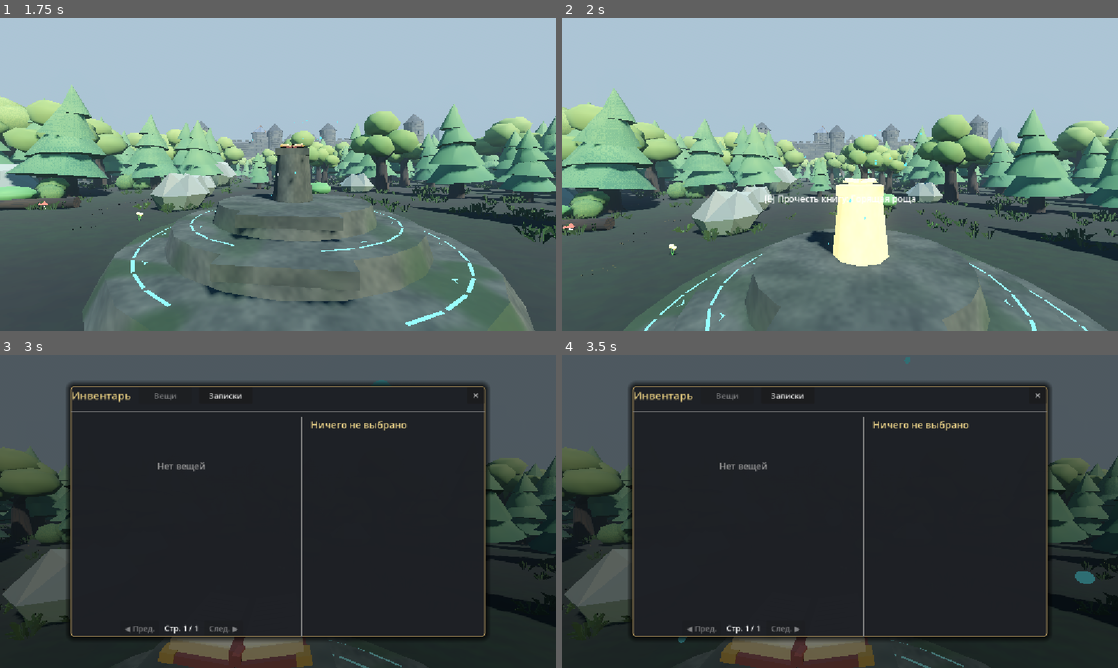
Above: before the commit, frames 1-4 (two rows, left to right).
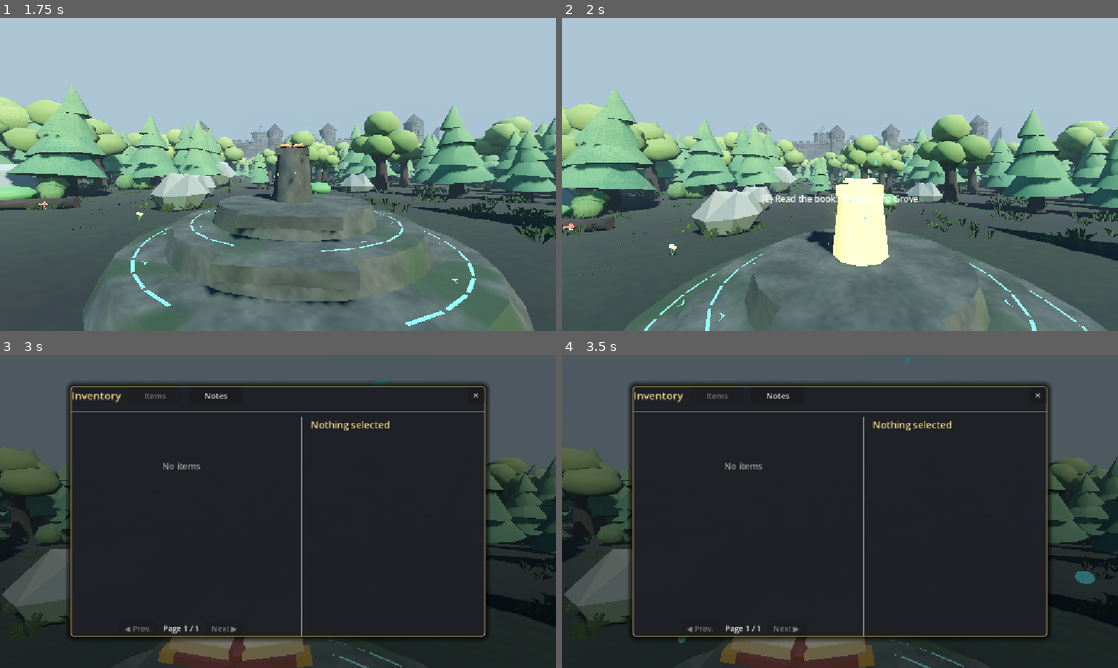
Above: after the commit, the same moments.

Repository: nordikus/TQG-text-quest-game
Game: Godot game, scene res://scenes/forest_clearing.tscn
Same seed, same stepped clock (60 frames per second), same inputs: the game is played once before the commit and once after it. This scene is started directly instead of the project's main scene.
Inputs (mouse positions are in pixels of both pictures, inside the frame that each line leads up to):
- Up to frame 1 (1.75 s): tap Enter at 0.5 s; move the mouse to (305, 174) at 0.52 s; hold E (interact) 0.53-1.28 s; hold W (move_forward) from 0.53 s (still down); tap Space (jump) at 0.77, 0.8, 1.07, 1.35, 1.52 s; move the mouse to (250, 174) at 1.27 s; tap E (interact) at 1.55 s
- Up to frame 2 (2 s): keep holding W (move_forward); tap Space (jump) at 1.82 s
- Up to frame 3 (3 s): keep holding W (move_forward); move the mouse to (289, 505) at 2.02 s; hold E (interact) 2.03-2.78 s; tap Space (jump) at 2.3 s; move the mouse to (272, 517) at 2.77 s; tap Tab at 2.85 s
- Up to frame 4 (3.5 s): keep holding W (move_forward); tap Space (jump) at 3.02, 3.32 s; tap E (interact) at 3.05 s

Frame 1 is identical in both runs. In frame 2, 0.3% of the frame differs, in the area x 36-64%, y 56-60%; in frame 3, 0.8%, in the area x 13-74%, y 11-90%; in frame 4, 0.8%.

Commit message:
Add licensed sound effects and Windows release export

Diff:
--- a/project.godot
+++ b/project.godot
@@ -18,6 +18,7 @@
 [autoload]
 
 GameManager="*res://scripts/autoload/game_manager.gd"
+SoundEffects="*res://scripts/autoload/sound_effects.gd"
 QuestManager="*res://scripts/autoload/quest_manager.gd"
 InventoryManager="*res://scripts/autoload/inventory_manager.gd"
 SaveManager="*res://scripts/autoload/save_manager.gd"
@@ -29,7 +30,7 @@
 
 [internationalization]
 
-locale/fallback="ru"
+locale/fallback="en"
 
 [physics]
 
--- a/scenes/forest_clearing.tscn
+++ b/scenes/forest_clearing.tscn
@@ -37,6 +37,7 @@
 [ext_resource type="Script" path="res://scripts/world/distant_ridges.gd" id="33_ridges"]
 [ext_resource type="Script" path="res://scripts/world/forest_floor_details.gd" id="34_floor"]
 [ext_resource type="Script" path="res://scripts/world/play_session.gd" id="35_session"]
+[ext_resource type="Script" path="res://scripts/world/forest_audio.gd" id="36_audio"]
 
 [sub_resource type="ProceduralSkyMaterial" id="ProceduralSkyMaterial_sky"]
 sky_top_color = Color(0.19, 0.37, 0.61, 1)
@@ -114,6 +115,9 @@
 [node name="WorldEnvironment" type="WorldEnvironment" parent="." unique_id=758829041]
 environment = SubResource("Environment_clearing")
 
+[node name="ForestAudio" type="Node3D" parent="."]
+script = ExtResource("36_audio")
+
 [node name="SunLight" type="DirectionalLight3D" parent="." unique_id=1112413832]
 transform = Transform3D(0.766044, -0.422618, 0.48481, 0, 0.75471, 0.656059, -0.642788, -0.50257, 0.578142, 0, 36, 0)
 light_color = Color(1, 0.96, 0.88, 1)
@@ -279,7 +283,7 @@
 [node name="BurningPath" type="Node3D" parent="." unique_id=7678707]
 visible = false
 
-[node name="BurningPathBody" type="StaticBody3D" parent="BurningPath" unique_id=998209701]
+[node name="BurningPathBody" type="StaticBody3D" parent="BurningPath" unique_id=998209701 groups=["footstep_ash"]]
 
 [node name="BurningPathMesh" type="MeshInstance3D" parent="BurningPath/BurningPathBody" unique_id=1434775339]
 mesh = ExtResource("23_burning_path_mesh")
--- a/scenes/player/player.tscn
+++ b/scenes/player/player.tscn
@@ -1,6 +1,7 @@
 [gd_scene load_steps=7 format=3]
 
 [ext_resource type="Script" path="res://scripts/player/player_controller.gd" id="1_pc"]
+[ext_resource type="Script" path="res://scripts/player/footsteps.gd" id="7_steps"]
 [ext_resource type="Script" path="res://scripts/interaction/interaction_ray.gd" id="2_ir"]
 [ext_resource type="PackedScene" path="res://scenes/ui/hud.tscn" id="3_hud"]
 [ext_resource type="PackedScene" path="res://scenes/ui/quest_panel.tscn" id="4_qp"]
@@ -30,6 +31,9 @@
 collide_with_bodies = true
 script = ExtResource("2_ir")
 
+[node name="Footsteps" type="AudioStreamPlayer" parent="."]
+script = ExtResource("7_steps")
+
 [node name="HUD" parent="." instance=ExtResource("3_hud")]
 
 [node name="QuestPanel" parent="." instance=ExtResource("4_qp")]
--- a/scenes/world/castle_facade.tscn
+++ b/scenes/world/castle_facade.tscn
@@ -130,19 +130,19 @@
 
 [node name="CastleFacade" type="Node3D"]
 
-[node name="MainAvenue" type="MeshInstance3D" parent="."]
+[node name="MainAvenue" type="MeshInstance3D" parent="." groups=["footstep_paving"]]
 transform = Transform3D(1, 0, 0, 0, 1, 0, 0, 0, 1, 0.0, 0.02, -19.2)
 mesh = SubResource("Mesh_MainAvenue")
 
-[node name="FrontBaileyPaving" type="MeshInstance3D" parent="."]
+[node name="FrontBaileyPaving" type="MeshInstance3D" parent="." groups=["footstep_paving"]]
 material_override = SubResource("Mat_Flagstones")
 script = ExtResource("30_front_paving")
 
-[node name="BarracksPath" type="MeshInstance3D" parent="."]
+[node name="BarracksPath" type="MeshInstance3D" parent="." groups=["footstep_paving"]]
 position = Vector3(9.375, 0.02, -22.6)
 mesh = SubResource("Mesh_BarracksPath")
 
-[node name="ChapelPath" type="MeshInstance3D" parent="."]
+[node name="ChapelPath" type="MeshInstance3D" parent="." groups=["footstep_paving"]]
 position = Vector3(8.85, 0.02, -3.0)
 mesh = SubResource("Mesh_ChapelPath")
 
--- a/scenes/world/great_tree.tscn
+++ b/scenes/world/great_tree.tscn
@@ -9,7 +9,7 @@
 
 [node name="GreatTree" type="Node3D"]
 
-[node name="TrunkBody" type="StaticBody3D" parent="."]
+[node name="TrunkBody" type="StaticBody3D" parent="." groups=["footstep_wood"]]
 
 [node name="TreeMesh" type="MeshInstance3D" parent="TrunkBody"]
 mesh = ExtResource("1_tree_mesh")
--- a/scenes/world/stone_altar.tscn
+++ b/scenes/world/stone_altar.tscn
@@ -60,7 +60,7 @@
 radius = 0.017
 height = 0.034
 
-[node name="StoneAltar" type="StaticBody3D"]
+[node name="StoneAltar" type="StaticBody3D" groups=["footstep_stone"]]
 collision_layer = 1
 
 [node name="Tier1" type="MeshInstance3D" parent="."]
--- a/scenes/world/wildfire.tscn
+++ b/scenes/world/wildfire.tscn
@@ -71,6 +71,13 @@
 light_energy = 3.9
 omni_range = 9.5
 
+[node name="Crackle" type="AudioStreamPlayer3D" parent="."]
+position = Vector3(0, 1.15, 0)
+volume_db = -17.0
+unit_size = 5.0
+max_db = -12.0
+max_distance = 24.0
+
 [node name="Smoke" type="CPUParticles3D" parent="."]
 position = Vector3(0, 1.7, 0)
 emitting = false
--- a/scripts/autoload/game_manager.gd
+++ b/scripts/autoload/game_manager.gd
@@ -15,13 +15,17 @@
 func _ready():
 	var english := Translation.new()
 	english.locale = "en"
+	var russian := Translation.new()
+	russian.locale = "ru"
 	for source: String in EnglishText.MESSAGES:
 		english.add_message(source, EnglishText.MESSAGES[source])
+		russian.add_message(source, source)
 	TranslationServer.add_translation(english)
+	TranslationServer.add_translation(russian)
 	var settings := ConfigFile.new()
 	settings.load(SETTINGS_PATH)
-	var locale: String = settings.get_value("display", "language", "ru")
-	TranslationServer.set_locale("en" if locale == "en" else "ru")
+	var locale: String = settings.get_value("display", "language", "en")
+	TranslationServer.set_locale("ru" if locale == "ru" else "en")
 	_register_inputs()
 
 func set_language(locale: String) -> void:
@@ -33,6 +37,7 @@
 
 func open_quest(quest_id: String):
 	if quest_panel and quest_panel.has_method("open_quest"):
+		SoundEffects.play_ui(&"page", -15.0)
 		quest_panel.open_quest(quest_id)
 
 func confirm_rewrite(action: Callable) -> void:
--- a/scripts/autoload/inventory_manager.gd
+++ b/scripts/autoload/inventory_manager.gd
@@ -18,6 +18,7 @@
 	if def.get("category", "item") == "note":
 		if not notes.has(item_id):
 			notes.append(item_id)
+			SoundEffects.play_ui(&"page", -15.0)
 			item_added.emit(def)
 			inventory_changed.emit()
 			GameManager.notify(tr("Получена записка: %s") % tr(def.get("title", "")))
@@ -29,6 +30,7 @@
 		"id": item_id,
 		"remaining_uses": remaining_uses
 	})
+	SoundEffects.play_ui(&"pickup", -18.0)
 	item_added.emit(def)
 	inventory_changed.emit()
 	GameManager.notify(tr("Получен предмет: %s") % tr(def.get("title", "")))
--- /dev/null
+++ b/scripts/autoload/sound_effects.gd
@@ -0,0 +1,39 @@
+extends Node
+
+const CUES := {
+	&"page": preload("res://assets/audio/page.ogg"),
+	&"pickup": preload("res://assets/audio/pickup.ogg"),
+	&"ui": preload("res://assets/audio/menu.ogg"),
+	&"door_open": preload("res://assets/audio/door_open.ogg"),
+	&"door_close": preload("res://assets/audio/door_close.ogg"),
+	&"locked": preload("res://assets/audio/locked.ogg"),
+	&"bolt": preload("res://assets/audio/bolt.ogg"),
+	&"container": preload("res://assets/audio/container.ogg"),
+	&"seal": preload("res://assets/audio/seal.ogg"),
+	&"rewrite": preload("res://assets/audio/rewrite.ogg"),
+	&"tree_grow": preload("res://assets/audio/tree_grow.ogg"),
+	&"gate_chain": preload("res://assets/audio/gate_chain.ogg"),
+}
+
+var _ui_player := AudioStreamPlayer.new()
+
+func _ready() -> void:
+	_ui_player.process_mode = Node.PROCESS_MODE_ALWAYS
+	_ui_player.max_polyphony = 3
+	add_child(_ui_player)
+
+func play_ui(cue: StringName, level_db := -17.0) -> void:
+	_ui_player.stream = CUES[cue]
+	_ui_player.volume_db = level_db
+	_ui_player.play()
+
+func play_at(cue: StringName, source: Node3D, level_db := -12.0, height := 1.0) -> void:
+	var emitter := AudioStreamPlayer3D.new()
+	emitter.stream = CUES[cue]
+	emitter.volume_db = level_db
+	emitter.unit_size = 3.5
+	emitter.max_distance = 22.0
+	emitter.position.y = height
+	source.add_child(emitter)
+	emitter.finished.connect(emitter.queue_free)
+	emitter.play()
--- a/scripts/interaction/arcane_barrier.gd
+++ b/scripts/interaction/arcane_barrier.gd
@@ -18,9 +18,11 @@
 	if not _available or not _sealed:
 		return
 	if not InventoryManager.has_item(SHARD_ID):
+		SoundEffects.play_at(&"locked", self, -16.0, 0.0)
 		GameManager.notify(LOCKED_TEXT)
 		return
 	_sealed = false
+	SoundEffects.play_at(&"seal", self, -12.0, 0.0)
 	_collider.disabled = true
 	set_highlighted(false)
 	GameManager.interaction_prompt_cleared.emit()
--- a/scripts/interaction/door_latch.gd
+++ b/scripts/interaction/door_latch.gd
@@ -18,6 +18,7 @@
 	if is_unlatched:
 		return
 	is_unlatched = true
+	SoundEffects.play_at(&"bolt", self, -13.0, 0.0)
 	if _latch_shape:
 		_latch_shape.disabled = true
 	_update_prompt()
--- a/scripts/interaction/interactable_door.gd
+++ b/scripts/interaction/interactable_door.gd
@@ -56,6 +56,7 @@
 			InventoryManager.use_item(required_item_id)
 			_toggle_door()
 		else:
+			SoundEffects.play_at(&"locked", self, -13.0, 0.0)
 			GameManager.notify(LOCKED_TEXT)
 			_update_prompt()
 			GameManager.interaction_prompt_changed.emit(interaction_prompt)
@@ -66,6 +67,7 @@
 func _toggle_door():
 	_animating = true
 	is_open = not is_open
+	SoundEffects.play_at(&"door_open" if is_open else &"door_close", self, -12.0, 0.0)
 	_update_blockers()
 	_update_prompt()
 	GameManager.interaction_prompt_changed.emit(interaction_prompt)
--- a/scripts/interaction/rune_container.gd
+++ b/scripts/interaction/rune_container.gd
@@ -17,9 +17,11 @@
 	if _opened:
 		return
 	if not InventoryManager.has_item(ArcaneBarrier.SHARD_ID):
+		SoundEffects.play_at(&"locked", self, -15.0, 0.5)
 		GameManager.notify(LOCKED_TEXT)
 		return
 	_opened = true
+	SoundEffects.play_at(&"container", self, -13.0, 0.5)
 	_rune.hide()
 	interaction_prompt = ""
 	_opening = create_tween()
--- /dev/null
+++ b/scripts/player/footsteps.gd
@@ -0,0 +1,89 @@
+extends AudioStreamPlayer
+
+const STRIDE_LENGTH := 2.30
+const CONTACT_HEIGHT := 0.20
+const SURFACES := {
+	&"forest": [preload("res://assets/audio/step_leaves_a.ogg"),
+		preload("res://assets/audio/step_leaves_b.ogg"), preload("res://assets/audio/step_soil.ogg")],
+	&"wood": [preload("res://assets/audio/step_wood_a.ogg"),
+		preload("res://assets/audio/step_wood_b.ogg"), preload("res://assets/audio/step_wood_c.ogg")],
+	&"stone": [preload("res://assets/audio/step_stone.ogg")],
+	&"ash": [preload("res://assets/audio/step_gravel.ogg")],
+}
+
+@onready var _player := get_parent() as CharacterBody3D
+@onready var _castle := _player.get_parent().get_node_or_null("CastleFacade")
+var _distance := 0.0
+var _last_clip: AudioStream
+var _paving: Array[MeshInstance3D] = []
+
+func _ready() -> void:
+	_find_paving.call_deferred()
+
+func _find_paving() -> void:
+	for mesh in get_tree().get_nodes_in_group(&"footstep_paving"):
+		if _player.get_parent().is_ancestor_of(mesh):
+			_paving.append(mesh)
+
+func update_footsteps(landed: bool, fall_speed: float) -> void:
+	if not _player.is_on_floor():
+		_distance = 0.0
+		return
+	if landed and fall_speed >= 2.7:
+		_play_step(clampf(-13.0 + fall_speed * 0.65, -12.0, -7.0))
+		_distance = 0.0
+		return
+	var moved := _player.get_position_delta()
+	var travel := Vector2(moved.x, moved.z).length()
+	if travel < 0.001:
+		_distance = STRIDE_LENGTH * 0.68
+		return
+	_distance += travel
+	if _distance >= STRIDE_LENGTH:
+		_distance = fmod(_distance, STRIDE_LENGTH)
+		_play_step(-15.0)
+
+func _play_step(level_db: float) -> void:
+	var choices: Array = SURFACES[_surface_at_feet()]
+	var index := randi_range(0, choices.size() - 1)
+	if choices[index] == _last_clip and choices.size() > 1:
+		index = (index + 1) % choices.size()
+	stream = choices[index]
+	_last_clip = stream
+	volume_db = level_db + randf_range(-1.7, 0.4)
+	pitch_scale = randf_range(0.90, 1.12)
+	play()
+
+func _surface_at_feet() -> StringName:
+	var feet := _player.global_position
+	var query := PhysicsRayQueryParameters3D.create(feet + Vector3.UP * CONTACT_HEIGHT,
+		feet - Vector3.UP * 0.40, _player.collision_mask, [_player.get_rid()])
+	var hit := _player.get_world_3d().direct_space_state.intersect_ray(query)
+	var floor_node := hit.get("collider") as Node
+	if not floor_node:
+		return &"forest"
+	if floor_node.is_in_group(&"footstep_wood"):
+		return &"wood"
+	if floor_node.is_in_group(&"footstep_ash"):
+		return &"ash"
+	if floor_node.is_in_group(&"footstep_stone") or (_castle and _castle.is_ancestor_of(floor_node)):
+		return &"stone"
+	if _on_paving(feet):
+		return &"stone"
+	return &"forest"
+
+func _on_paving(feet: Vector3) -> bool:
+	for tile in _paving:
+		var local := tile.to_local(feet)
+		var bounds := tile.get_aabb()
+		if absf(bounds.end.y - local.y) > 0.12 or not bounds.grow(0.001).has_point(Vector3(local.x, bounds.end.y, local.z)):
+			continue
+		if tile.mesh is BoxMesh:
+			return true
+		var faces := tile.mesh.get_faces()
+		var above := local + Vector3.UP * CONTACT_HEIGHT
+		var below := local - Vector3.UP * CONTACT_HEIGHT
+		for index in range(0, faces.size(), 3):
+			if Geometry3D.segment_intersects_triangle(above, below, faces[index], faces[index + 1], faces[index + 2]) != null:
+				return true
+	return false
--- a/scripts/player/player_controller.gd
+++ b/scripts/player/player_controller.gd
@@ -5,6 +5,7 @@
 const MOUSE_SENSITIVITY := 0.002
 
 @onready var camera: Camera3D = $Camera3D
+@onready var _footsteps := $Footsteps
 
 var gravity: float = ProjectSettings.get_setting("physics/3d/default_gravity")
 
@@ -23,7 +24,8 @@
 		camera.rotation.x = clampf(camera.rotation.x, -deg_to_rad(89), deg_to_rad(89))
 
 func _physics_process(delta: float):
-	if not is_on_floor():
+	var was_grounded := is_on_floor()
+	if not was_grounded:
 		velocity.y -= gravity * delta
 
 	if GameManager.ui_open:
@@ -32,7 +34,7 @@
 		move_and_slide()
 		return
 
-	if Input.is_action_just_pressed("jump") and is_on_floor():
+	if Input.is_action_just_pressed("jump") and was_grounded:
 		velocity.y = JUMP_VELOCITY
 
 	var input_dir := Input.get_vector("move_left", "move_right", "move_forward", "move_backward")
@@ -45,4 +47,6 @@
 		velocity.x = move_toward(velocity.x, 0, SPEED)
 		velocity.z = move_toward(velocity.z, 0, SPEED)
 
+	var fall_speed := maxf(0.0, -velocity.y)
 	move_and_slide()
+	_footsteps.update_footsteps(not was_grounded and is_on_floor(), fall_speed)
--- a/scripts/quest/quest_panel.gd
+++ b/scripts/quest/quest_panel.gd
@@ -89,6 +89,7 @@
 		choices_container.add_child(btn)
 
 func _on_choice_selected(next_node: String, current_node_data: Dictionary):
+	SoundEffects.play_ui(&"page", -19.0)
 	if next_node.is_empty():
 		var ending_id: String = current_node_data.get("ending_id", "")
 		var quest_id: String = current_quest.get("id", "")
--- a/scripts/ui/game_menu.gd
+++ b/scripts/ui/game_menu.gd
@@ -122,7 +122,9 @@
 	languages.add_item("Русский")
 	languages.add_item("English")
 	languages.select(1 if TranslationServer.get_locale() == "en" else 0)
-	languages.item_selected.connect(func(index: int): GameManager.set_language("en" if index == 1 else "ru"))
+	languages.item_selected.connect(func(index: int):
+		SoundEffects.play_ui(&"ui", -22.0)
+		GameManager.set_language("en" if index == 1 else "ru"))
 	language.add_child(languages)
 	_focus(first)
 
@@ -234,7 +236,9 @@
 	button.text = title
 	button.alignment = HORIZONTAL_ALIGNMENT_LEFT
 	button.custom_minimum_size = Vector2(285, 41)
-	button.pressed.connect(action)
+	button.pressed.connect(func():
+		SoundEffects.play_ui(&"ui", -22.0)
+		action.call())
 	_contents.add_child(button)
 	return button
 
--- a/scripts/world/book_pedestal.gd
+++ b/scripts/world/book_pedestal.gd
@@ -38,6 +38,7 @@
 func _rewrite_reality():
 	if not QuestManager.is_quest_completed(quest_id) or not InventoryManager.use_item("great_quill"):
 		return
+	SoundEffects.play_at(&"rewrite", self, -10.0)
 	QuestManager.reset_quest(quest_id)
 	var wc := _find_world_changer()
 	if wc and wc.has_method("reset_world"):
--- a/scripts/world/courtyard_gate.gd
+++ b/scripts/world/courtyard_gate.gd
@@ -17,6 +17,7 @@
 	if not animate:
 		position.y = destination
 		return
+	SoundEffects.play_at(&"gate_chain", self, -10.0, 1.6)
 	_motion = create_tween().set_process_mode(Tween.TWEEN_PROCESS_PHYSICS)
 	_motion.set_trans(Tween.TRANS_SINE).set_ease(Tween.EASE_IN_OUT)
 	_motion.tween_property(self, "position:y", destination, 2.6)
--- /dev/null
+++ b/scripts/world/forest_audio.gd
@@ -0,0 +1,49 @@
+extends Node3D
+
+const Layout := preload("res://scripts/world/forest_layout.gd")
+const FOREST := preload("res://assets/audio/forest_loop.ogg")
+const SPRING := preload("res://assets/audio/spring_loop.ogg")
+
+@onready var _level := get_parent()
+@onready var _player := _level.get_node("Player") as CharacterBody3D
+@onready var _burning := _level.get_node("BurningPath") as Node3D
+@onready var _life_trail := _level.get_node("NatureTrail") as Node3D
+
+var _forest := AudioStreamPlayer.new()
+var _spring := AudioStreamPlayer3D.new()
+var _mix_level := -22.0
+var _until_check := 0.0
+
+func _ready() -> void:
+	var birds := FOREST
+	birds.loop = true
+	_forest.stream = birds
+	_forest.volume_db = -45.0
+	add_child(_forest)
+	_forest.play()
+
+	var water := SPRING
+	water.loop = true
+	_spring.stream = water
+	_spring.position = Vector3(-4.95, 0.15, -35.85)
+	_spring.volume_db = -19.0
+	_spring.unit_size = 2.5
+	_spring.max_distance = 13.0
+	add_child(_spring)
+
+func _physics_process(delta: float) -> void:
+	_forest.volume_db = move_toward(_forest.volume_db, _mix_level, delta * 31.0)
+	_until_check -= delta
+	if _until_check > 0.0:
+		return
+	_until_check = 0.25
+	var camera := get_viewport().get_camera_3d()
+	var at := camera.global_position if camera else _player.global_position + Vector3.UP * 1.6
+	var roof := PhysicsRayQueryParameters3D.create(at, at + Vector3.UP * 14.0, 1, [_player.get_rid()])
+	var sheltered := not _player.get_world_3d().direct_space_state.intersect_ray(roof).is_empty()
+	var fire_distance := Layout.distance_to_path(Vector2(at.x, at.z), Layout.ASH_PATH) if _burning.visible else 20.0
+	_mix_level = -45.0 if sheltered else lerpf(-42.0, -22.0, smoothstep(4.0, 20.0, fire_distance))
+	if _life_trail.visible and not _spring.playing:
+		_spring.play()
+	elif not _life_trail.visible and _spring.playing:
+		_spring.stop()
--- a/scripts/world/wildfire.gd
+++ b/scripts/world/wildfire.gd
@@ -1,4 +1,6 @@
 extends Node3D
+
+const CRACKLE := preload("res://assets/audio/fire_loop.ogg")
 
 @export var phase := 0.0
 @export_range(0.1, 1.0) var smoke_density := 1.0
@@ -7,6 +9,7 @@
 @onready var _light: OmniLight3D = $Firelight
 @onready var _smoke: CPUParticles3D = $Smoke
 @onready var _sparks: CPUParticles3D = $Sparks
+@onready var _crackle: AudioStreamPlayer3D = $Crackle
 
 func _ready() -> void:
 	$Flame.set_instance_shader_parameter("phase", phase)
@@ -15,6 +18,9 @@
 	_smoke.amount = maxi(1, roundi(_smoke.amount * smoke_density))
 	_smoke.scale_amount_max *= smoke_size
 	_smoke.scale_amount_min *= smoke_size
+	var loop := CRACKLE
+	loop.loop = true
+	_crackle.stream = loop
 
 func set_active(active: bool) -> void:
 	_smoke.emitting = active
@@ -23,6 +29,11 @@
 	if active:
 		_smoke.restart()
 		_sparks.restart()
+		if not _crackle.playing:
+			_crackle.pitch_scale = 0.91 + fposmod(phase * 0.04, 0.18)
+			_crackle.play(fposmod(phase * 1.73, CRACKLE.get_length()))
+	else:
+		_crackle.stop()
 	set_process(active)
 
 func _process(_delta: float) -> void:
--- a/scripts/world/world_changer.gd
+++ b/scripts/world/world_changer.gd
@@ -90,6 +90,7 @@
 	if great_tree:
 		great_tree.show()
 		if animate:
+			SoundEffects.play_at(&"tree_grow", nature_trail, -13.0)
 			_move_vertical(great_tree, 0.0, 3.5).finished.connect(_open_tree_route)
 		else:
 			_open_tree_route()
Not shown, added: export_presets.cfg
Not shown, added: scripts/autoload/sound_effects.gd.uid
Not shown, added: scripts/player/footsteps.gd.uid
Not shown, added: scripts/world/forest_audio.gd.uid
Not shown, changed: CREDITS.md
Not shown, added: assets/audio/bolt.ogg
Not shown, added: assets/audio/container.ogg
Not shown, added: assets/audio/door_close.ogg
Not shown, added: assets/audio/door_open.ogg
Not shown, added: assets/audio/fire_loop.ogg
Not shown, added: assets/audio/forest_loop.ogg
Not shown, added: assets/audio/gate_chain.ogg
(and 16 more such lines)
